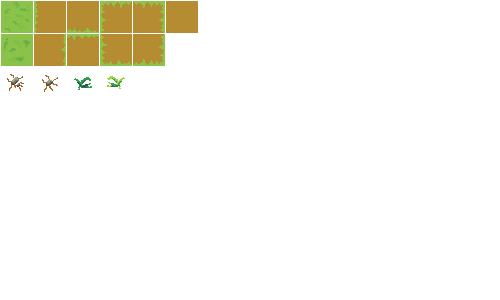
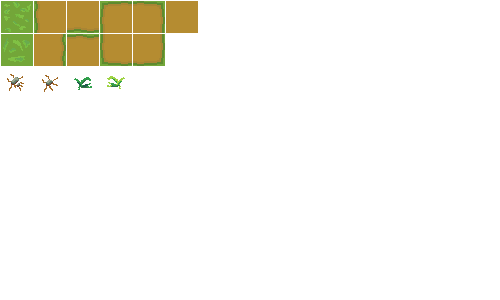
Two versions of the same layered image (500x300). Layer-by-layer changes:
painted on "sol4" over (67, 34, 99, 40)
removed layer "sol2" over (60, 34, 66, 66)
painted on "Herbe2" over (1, 8, 33, 66)
renamed "solAngle1" to "Calque 8", painted on it over (133, 34, 165, 66)
renamed "solAngle1" to "Calque 7", painted on it over (133, 1, 165, 33)
renamed "solAngle1" to "Calque 6", moved it above "solAngle1", painted on it over (100, 34, 132, 66)
painted on "solAngle1" over (34, 1, 132, 66)
painted on "herbe1" over (1, 1, 33, 33)
